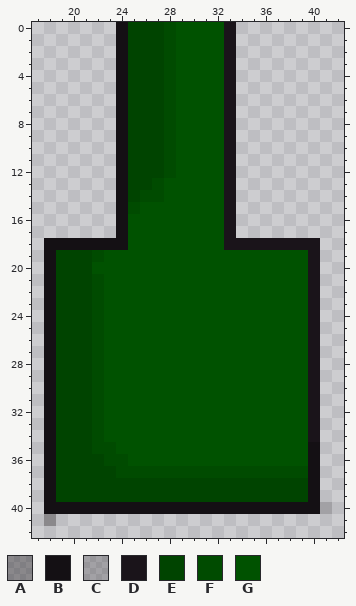
A pixel-art sprite gets an edit: TanksGame/TanksGame/Images/enemy_tank_gun.png. The picture above was drawn from the file before the commit.
The file is 60x60 pixels. Pixels under 10% opacity are left out. Colours within 5 levels of each other are drawn and written as one. Shown: x 17..42, y 0..42.
Palette (. is transparent): A #1410145d  B #141014  C #1510153b  D #1a141a  E #004400  F #004b00  G #005200
And afterwards:
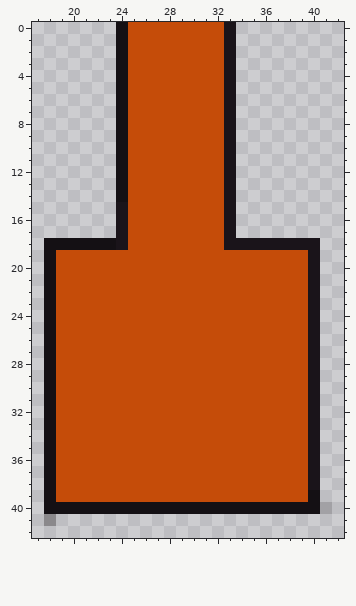
The exact change:
@@ palette @@
-G #005200
+G #c54c09
@@ x 17..42 @@
- 0 .......BEEEFGGGGD.........
- 1 .......BEEEFGGGGD.........
- 2 .......BEEEFGGGGD.........
- 3 .......BEEEFGGGGD.........
- 4 .......BEEEFGGGGD.........
- 5 .......BEEEFGGGGD.........
- 6 .......BEEEFGGGGD.........
- 7 .......BEEEFGGGGD.........
- 8 .......BEEEFGGGGD.........
- 9 .......BEEEFGGGGD.........
-10 .......BEEEFGGGGD.........
-11 .......BEEEFGGGGD.........
-12 .......BEEEFGGGGD.........
-13 .......BEEFGGGGGD.........
-14 .......BEFFGGGGGD.........
-15 .......BFGGGGGGGD.........
-16 .......BGGGGGGGGD.........
-17 .......BGGGGGGGGD.........
-18 .BBBBBBBGGGGGGGGDDDDDDDD..
-19 .BEEEFGGGGGGGGGGGGGGGGGD..
-20 .BEEEGGGGGGGGGGGGGGGGGGD..
-21 .BEEEFGGGGGGGGGGGGGGGGGD..
-22 .BEEEFGGGGGGGGGGGGGGGGGD..
-23 .BEEEFGGGGGGGGGGGGGGGGGD..
-24 .BEEEFGGGGGGGGGGGGGGGGGD..
-25 .BEEEFGGGGGGGGGGGGGGGGGD..
-26 .BEEEFGGGGGGGGGGGGGGGGGD..
-27 .BEEEFGGGGGGGGGGGGGGGGGD..
-28 .BEEEFGGGGGGGGGGGGGGGGGD..
-29 .BEEEFGGGGGGGGGGGGGGGGGD..
-30 .BEEEFGGGGGGGGGGGGGGGGGD..
-31 .BEEEFGGGGGGGGGGGGGGGGGD..
-32 .BEEEFGGGGGGGGGGGGGGGGGD..
-33 .BEEEFGGGGGGGGGGGGGGGGGD..
-34 .BEEEFGGGGGGGGGGGGGGGGGD..
-35 .BEEEFFGGGGGGGGGGGGGGGGB..
-36 .BEEEEFFGGGGGGGGGGGGGGGB..
-37 .BEEEEEFFFFFFFFFFFFFFFFB..
-38 .BEEEEEEEEEEEEEEEEEEEEEB..
-39 .BEEEEEEEEEEEEEEEEEEEEEB..
+ 0 .......BGGGGGGGGD.........
+ 1 .......BGGGGGGGGD.........
+ 2 .......BGGGGGGGGD.........
+ 3 .......BGGGGGGGGD.........
+ 4 .......BGGGGGGGGD.........
+ 5 .......BGGGGGGGGD.........
+ 6 .......BGGGGGGGGD.........
+ 7 .......BGGGGGGGGD.........
+ 8 .......BGGGGGGGGD.........
+ 9 .......BGGGGGGGGD.........
+10 .......BGGGGGGGGD.........
+11 .......BGGGGGGGGD.........
+12 .......BGGGGGGGGD.........
+13 .......BGGGGGGGGD.........
+14 .......BGGGGGGGGD.........
+15 .......DGGGGGGGGD.........
+16 .......DGGGGGGGGD.........
+17 .......DGGGGGGGGD.........
+18 .BBBBBBDGGGGGGGGDDDDDDDD..
+19 .BGGGGGGGGGGGGGGGGGGGGGD..
+20 .BGGGGGGGGGGGGGGGGGGGGGD..
+21 .BGGGGGGGGGGGGGGGGGGGGGD..
+22 .BGGGGGGGGGGGGGGGGGGGGGD..
+23 .BGGGGGGGGGGGGGGGGGGGGGD..
+24 .BGGGGGGGGGGGGGGGGGGGGGD..
+25 .BGGGGGGGGGGGGGGGGGGGGGD..
+26 .BGGGGGGGGGGGGGGGGGGGGGD..
+27 .BGGGGGGGGGGGGGGGGGGGGGD..
+28 .BGGGGGGGGGGGGGGGGGGGGGD..
+29 .BGGGGGGGGGGGGGGGGGGGGGD..
+30 .BGGGGGGGGGGGGGGGGGGGGGD..
+31 .BGGGGGGGGGGGGGGGGGGGGGD..
+32 .BGGGGGGGGGGGGGGGGGGGGGD..
+33 .BGGGGGGGGGGGGGGGGGGGGGD..
+34 .BGGGGGGGGGGGGGGGGGGGGGD..
+35 .BGGGGGGGGGGGGGGGGGGGGGD..
+36 .BGGGGGGGGGGGGGGGGGGGGGD..
+37 .BGGGGGGGGGGGGGGGGGGGGGD..
+38 .BGGGGGGGGGGGGGGGGGGGGGD..
+39 .BGGGGGGGGGGGGGGGGGGGGGB..
 40 .BBBBBBBBBBBBBBBBBBBBBBBC.
Where, in picture pixels (left, top, right, bottom), the same in both pictures:
changed: (56, 22, 320, 502)
